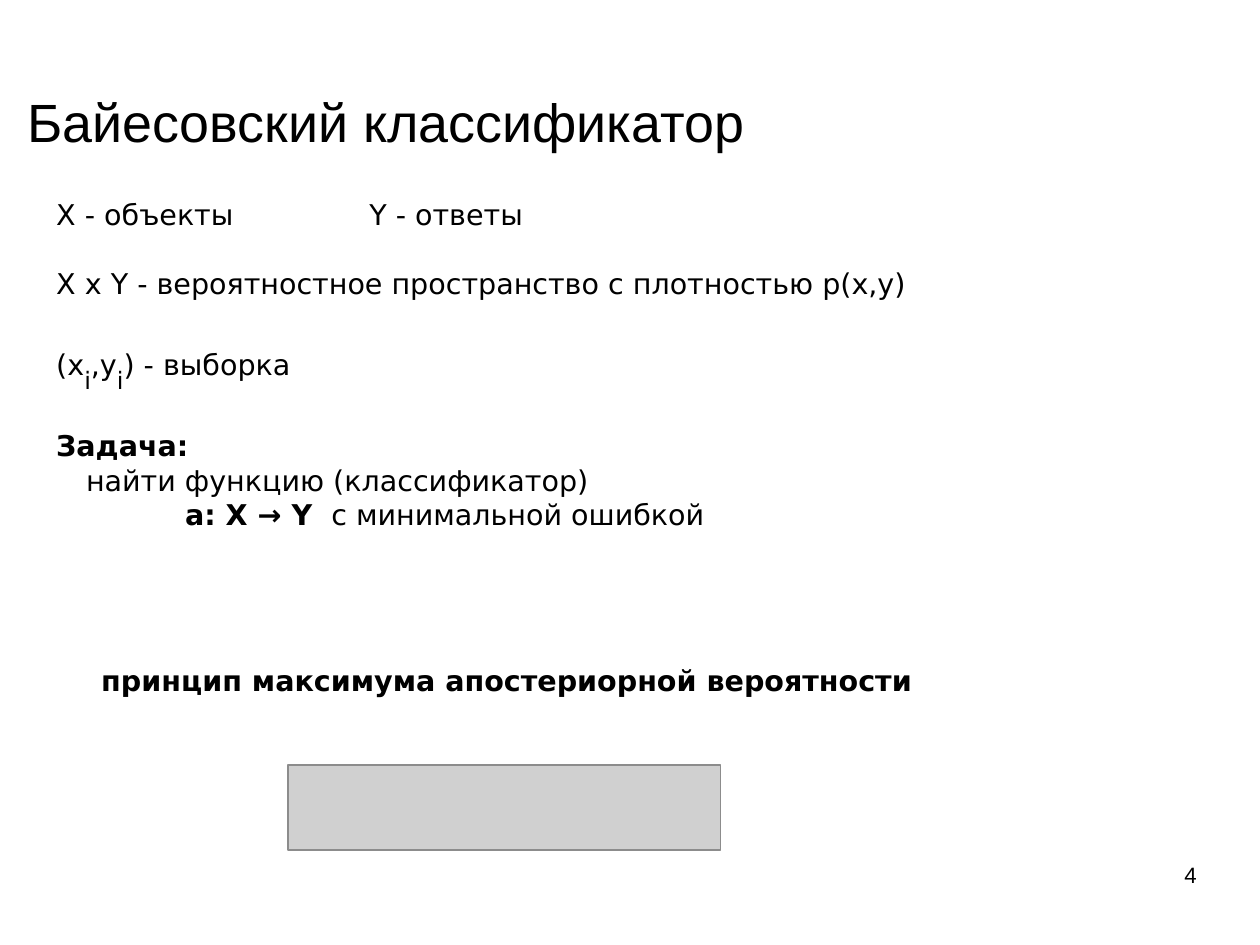
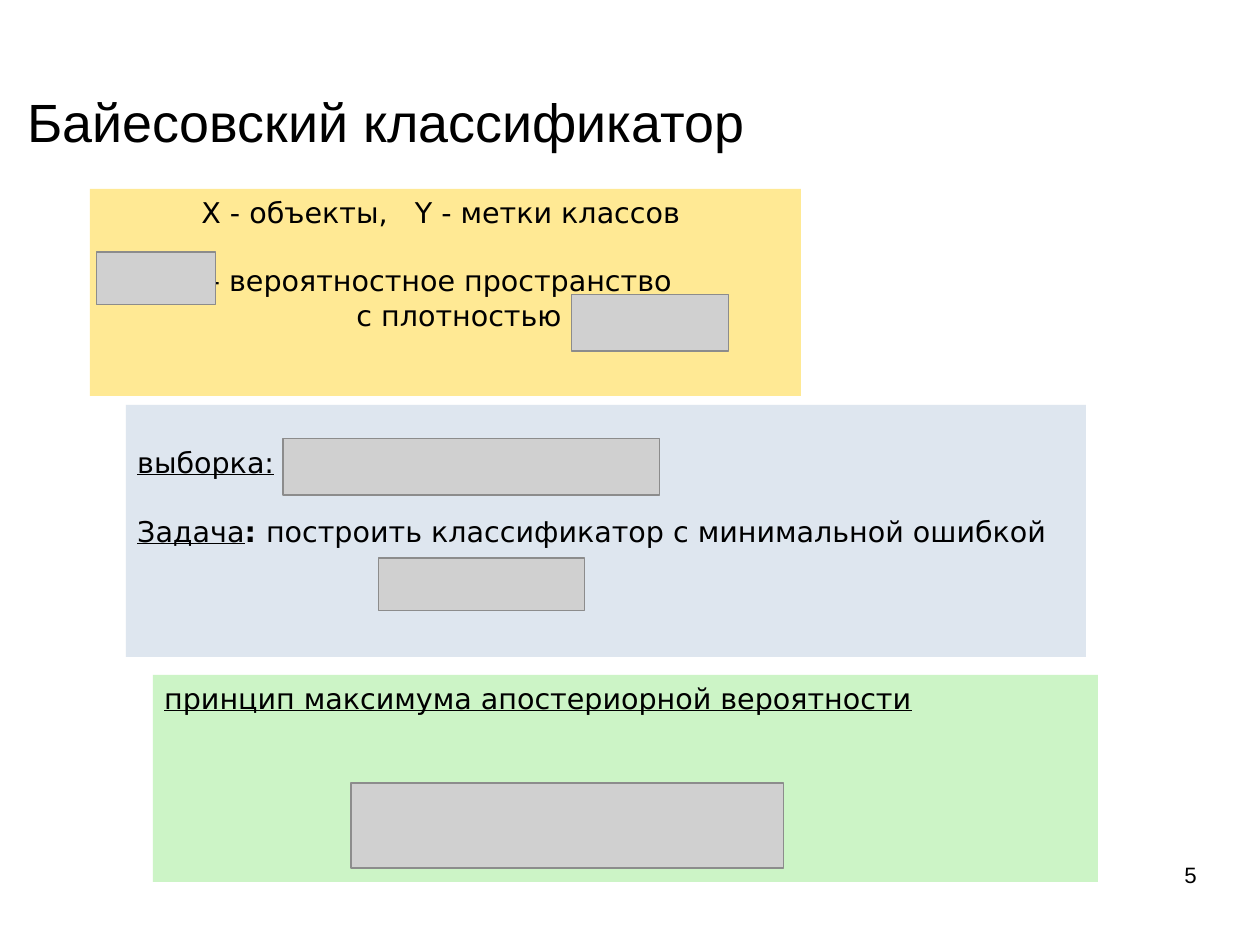
Before and after one commit to mechanoid5/ml_lectorium_legacy, a slide deck: slide 5 of 09-bayes.odp (slide 4 before the commit). Drawn at 1260x945 pixels with LibreOffice and Linux fonts; fonts in the diff are those of the drawing; grey boxes stand for pictures; background and template pictures are left out. Boxes give left, top, right and bottom in pixels: in the first picture for what was removed or moved away, otherwise in the second. Text is boxed around its words. In the diff, an @@ line names an element or a change of style, - is before the commit and + after.

```diff
--- a/09-bayes.odp
+++ b/09-bayes.odp
@@ text removed at <box>56,203,905,526</box> @@
-X - объекты Y - ответы
-X x Y - вероятностное пространство с плотностью p(x,y)
-(xi,yi) - выборка
-Задача:
-найти функцию (классификатор)
-a: X → Y с минимальной ошибкой
@@ rectangle added at <box>90,189,802,396</box>, fill #FFE994, 18 pt, text #000000 @@
+X - объекты, Y - метки классов
+- вероятностное пространство
+с плотностью
@@ picture added at <box>96,252,216,304</box> @@
@@ picture added at <box>572,294,729,351</box> @@
@@ rectangle added at <box>126,405,1086,656</box>, fill #DEE6EF, 18 pt, text #000000 @@
+выборка:
+Задача: построить классификатор с минимальной ошибкой
@@ picture added at <box>284,438,661,495</box> @@
@@ picture added at <box>378,558,584,611</box> @@
@@ rectangle "принцип максимума апостериорной вероятности": place and size @@
-rectangle "принцип максимума апостериорной вероятности" at <box>101,669,912,697</box>
+rectangle "принцип максимума апостериорной вероятности" at <box>153,676,1099,883</box>
@@ rectangle "принцип максимума апостериорной вероятности" at <box>153,676,1099,883</box>: bold off, underline on; fill none to #CCF4C6 @@
@@ picture: place and size @@
-picture at <box>288,765,720,850</box>
+picture at <box>351,783,783,868</box>
@@ page number at <box>1184,867,1196,884</box>: text changed @@
-4
+5
```
Also in this commit, not shown: 7 other slides changed, 5 slides added, 23 slides removed, 2 other files.
